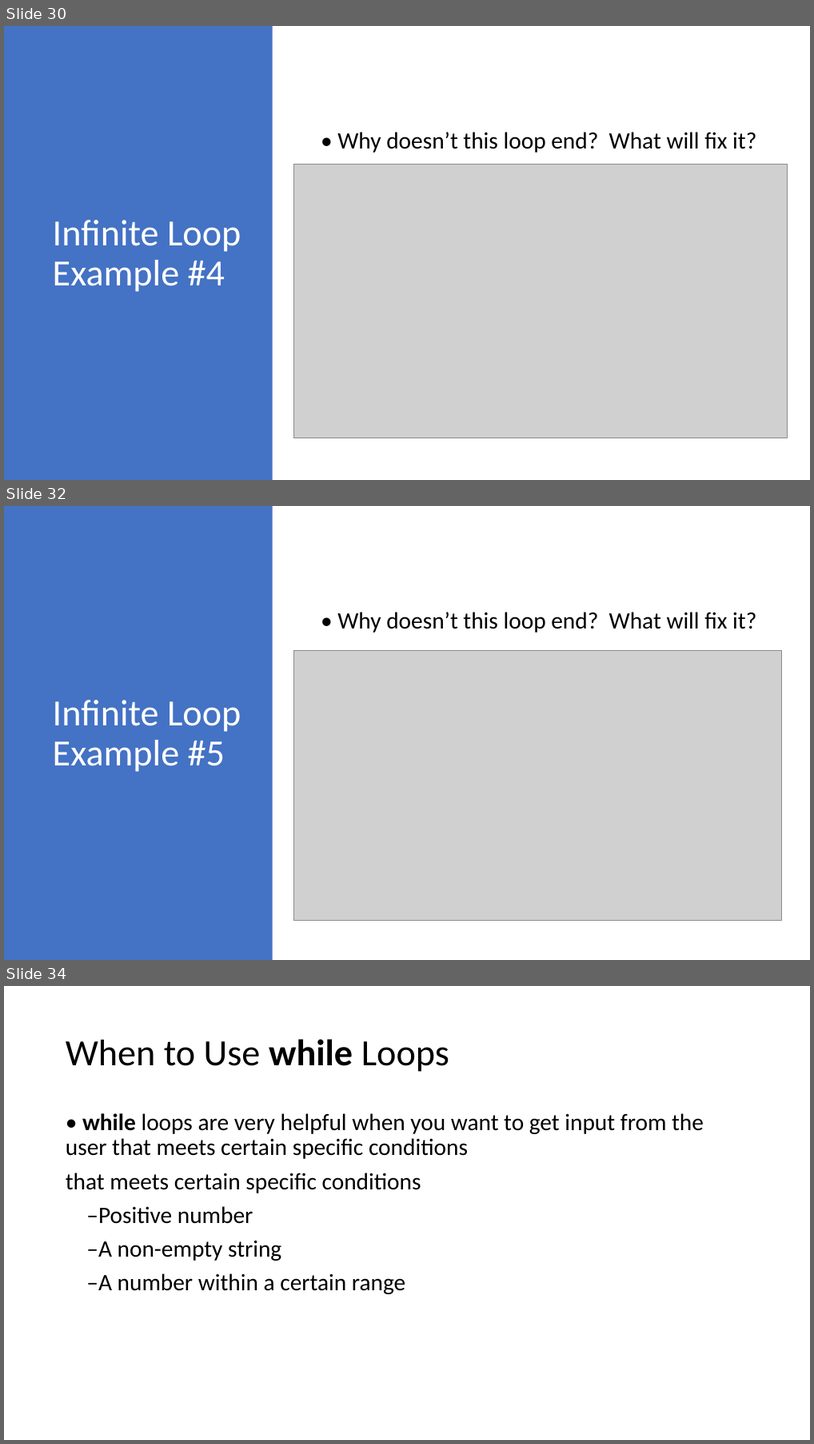
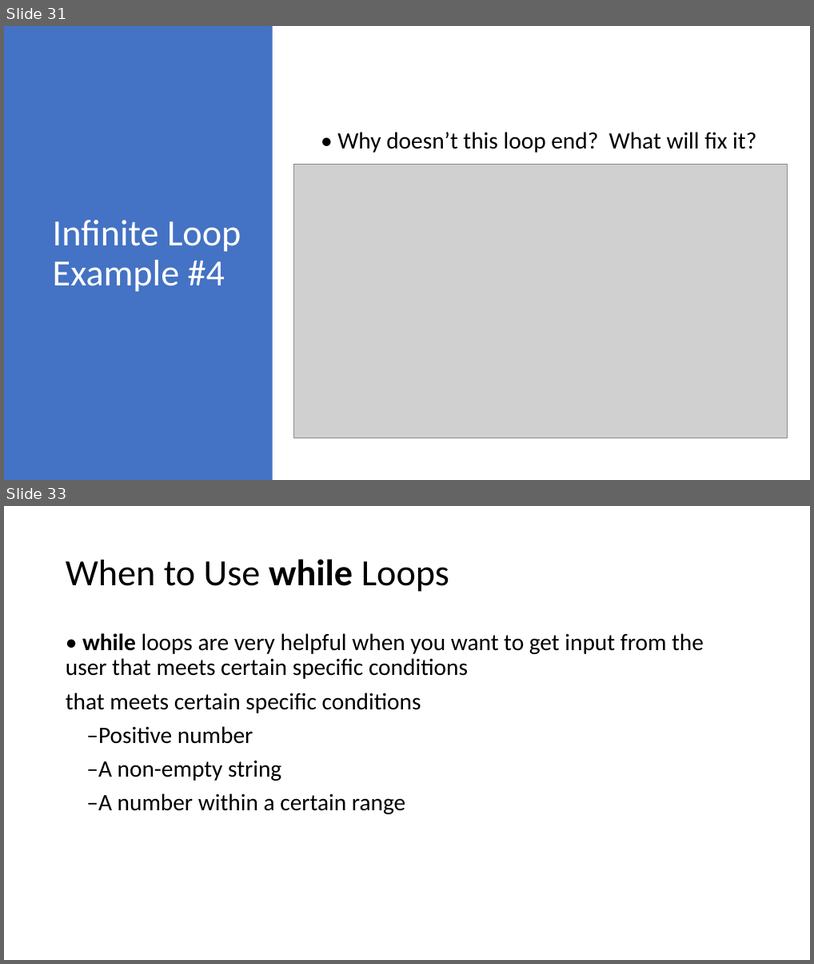
Before and after one commit to HKohin/Python-for-Upward-Bound-Program, a slide deck: PYTHON_7_While Loops.pptx. Shown one above the other, each under a label of ours: slides 30, 32 and 34 before the commit, slides 31 and 33 after it; the slides between them are not shown. The pictures are 814x1444 and 814x964 pixels, drawn with LibreOffice and Linux fonts; fonts in the diff are those of the drawing; grey boxes stand for pictures. Boxes give left, top, right and bottom in pixels: in the first picture for what was removed or moved away, otherwise in the second. Text is boxed around its words. In the diff, an @@ line names an element or a change of style, - is before the commit and + after.

```diff
--- a/PYTHON_7_While Loops.pptx
+++ b/PYTHON_7_While Loops.pptx
@@ slide 32 removed at <box>4,506,810,960</box>, background #FFFFFF @@
@@ rectangle removed at <box>4,506,273,960</box> @@
@@ text removed at <box>338,612,757,632</box> @@
-• Why doesn’t this loop end? What will fix it?
@@ picture removed at <box>294,650,782,919</box> @@
@@ title removed at <box>53,700,241,772</box> @@
-Infinite Loop Example #5
@@ what was slide 30 is now slide 31 @@
@@ what was slide 34 is now slide 33 @@
```
Also in this commit, not shown: 6 slides changed, 1 slide added, 1 other slide removed.
